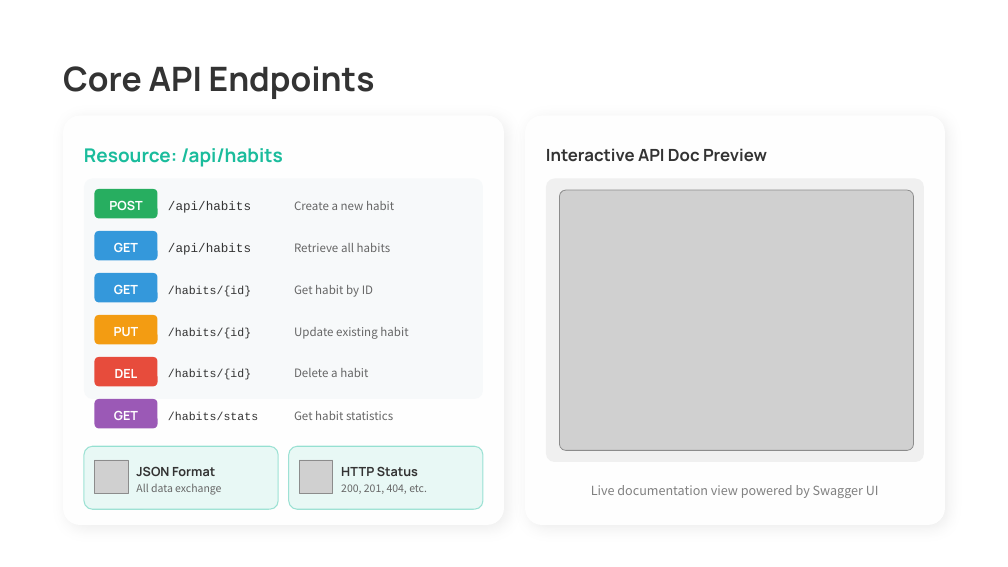
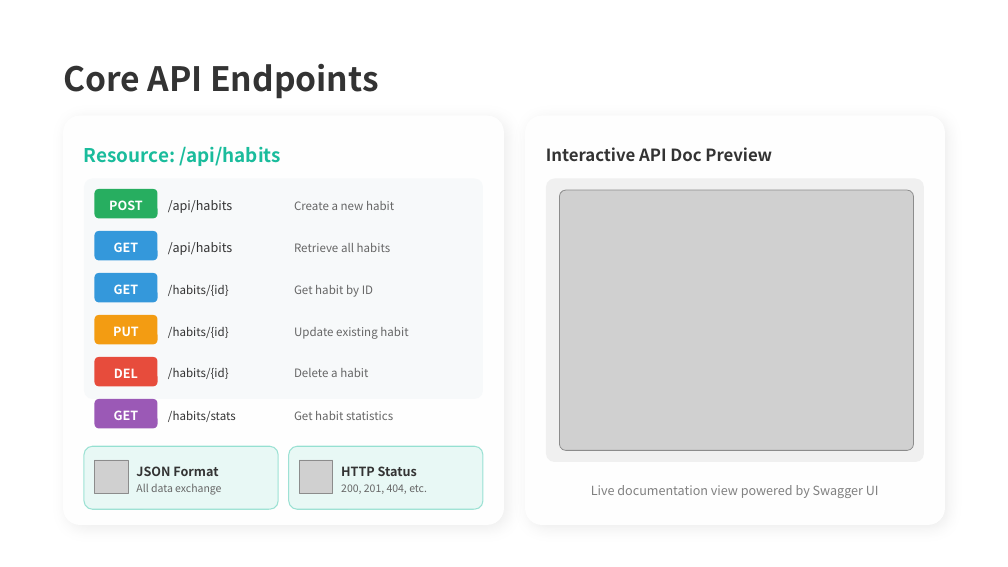
Before and after one commit to lanmeishijie/habit-tracker-api, a slide deck: slide 4 of docs/Presentation.pptx. Drawn at 1008x567 pixels with LibreOffice and Linux fonts; fonts in the diff are those of the drawing; grey boxes stand for pictures; background and template pictures are left out. Boxes give left, top, right and bottom in pixels: in the first picture for what was removed or moved away, otherwise in the second. Text is boxed around its words. In the diff, an @@ line names an element or a change of style, - is before the commit and + after.

```diff
--- a/docs/Presentation.pptx
+++ b/docs/Presentation.pptx
@@ font Manrope to Noto Sans CJK SC in 9 elements at (x1=63, y1=64, x2=379, y2=99), (x1=84, y1=146, x2=281, y2=166), (x1=95, y1=189, x2=157, y2=219), (x1=95, y1=231, x2=157, y2=261), (x1=95, y1=273, x2=157, y2=302), (x1=95, y1=315, x2=157, y2=345), (x1=95, y1=357, x2=157, y2=386), (x1=95, y1=399, x2=157, y2=429), (x1=546, y1=147, x2=772, y2=161) @@
@@ font Courier New to Noto Sans CJK SC in 6 elements at (x1=168, y1=200, x2=232, y2=213), (x1=168, y1=242, x2=232, y2=255), (x1=168, y1=285, x2=229, y2=296), (x1=168, y1=327, x2=229, y2=338), (x1=168, y1=368, x2=229, y2=379), (x1=168, y1=411, x2=236, y2=422) @@
@@ text at (x1=136, y1=466, x2=218, y2=476): font Manrope to Noto Sans CJK SC in "JSON Format" @@
@@ text at (x1=341, y1=466, x2=417, y2=476): font Manrope to Noto Sans CJK SC in "HTTP Status" @@
```
Also in this commit, not shown: 6 other slides changed.
